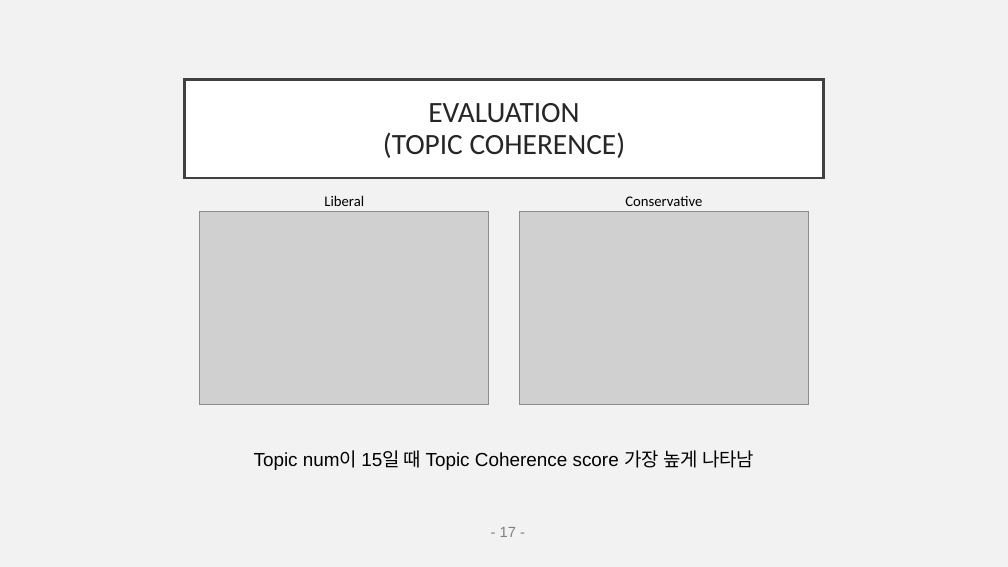
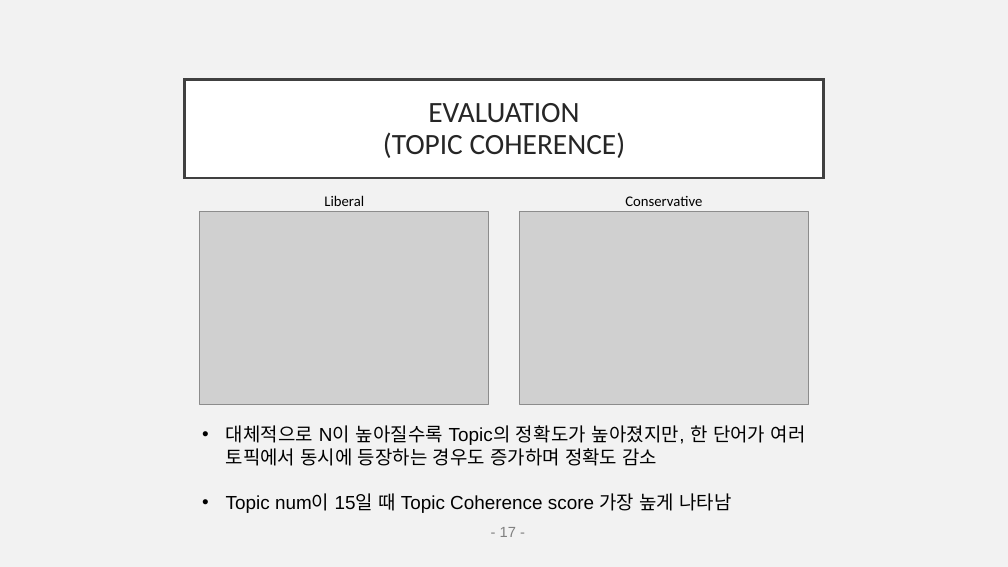
Before and after one commit to EJLEE5826/American_News_Topic_Modeling-using_LDA, a slide deck: slide 18 of final_pptNLP.pptx. Drawn at 1008x567 pixels with LibreOffice and Linux fonts; fonts in the diff are those of the drawing; grey boxes stand for pictures. Boxes give left, top, right and bottom in pixels: in the first picture for what was removed or moved away, otherwise in the second. Text is boxed around its words. In the diff, an @@ line names an element or a change of style, - is before the commit and + after.

```diff
--- a/final_pptNLP.pptx
+++ b/final_pptNLP.pptx
@@ text "대체적으로 N이 높아질수록 Topic의 정확도가 ...": place and size @@
-text "대체적으로 N이 높아질수록 Topic의 정확도가 ..." at (254, 450, 754, 470)
+text "대체적으로 N이 높아질수록 Topic의 정확도가 ..." at (226, 425, 806, 513)
@@ text at (226, 425, 806, 466): paragraph added @@
+• 대체적으로 N이 높아질수록 Topic의 정확도가 높아졌지만, 한 단어가 여러 토픽에서 동시에 등장하는 경우도 증가하며 정확도 감소
@@ text at (226, 493, 732, 513): bullet none to • @@
```
Also in this commit, not shown: 17 other slides changed, 1 slide added, 1 other file.
